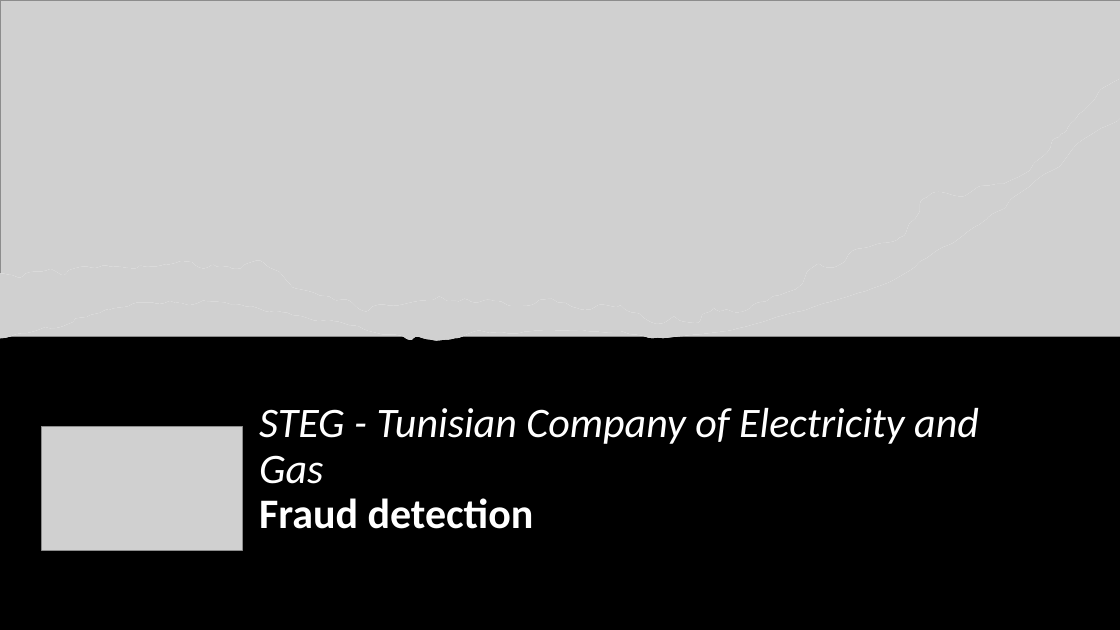
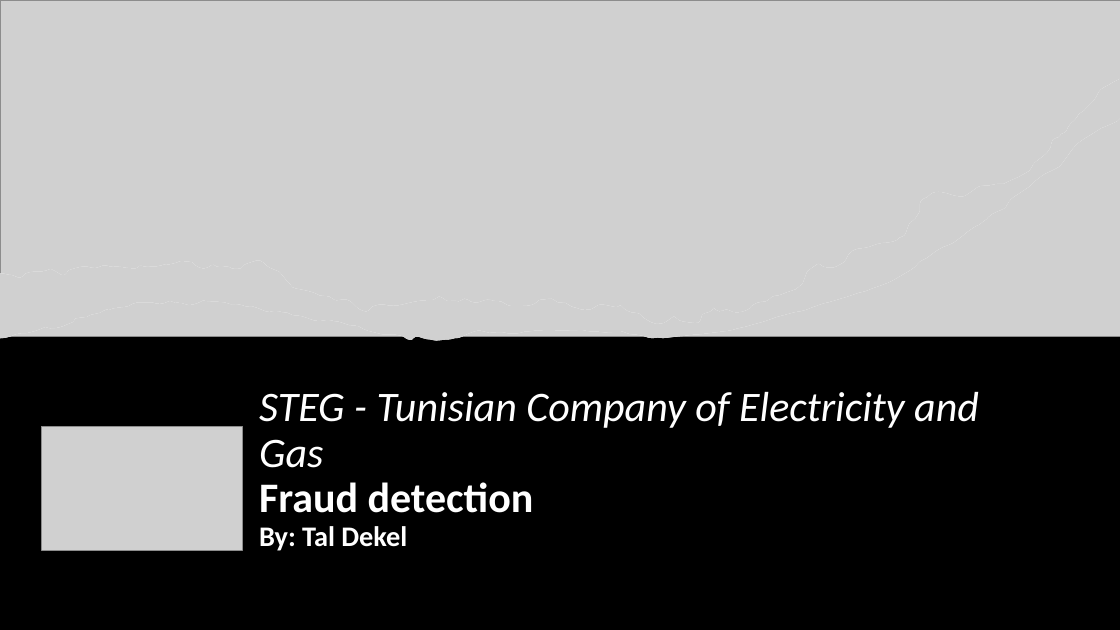
Before and after one commit to tald747/Classification-model-project---4, a slide deck: slide 1 of Tunisienne electricity and gas comapny fraud detection - presentation.pptx. Drawn at 1120x630 pixels with LibreOffice and Linux fonts; fonts in the diff are those of the drawing; grey boxes stand for pictures. Boxes give left, top, right and bottom in pixels: in the first picture for what was removed or moved away, otherwise in the second. Text is boxed around its words. In the diff, an @@ line names an element or a change of style, - is before the commit and + after.

```diff
--- a/Tunisienne electricity and gas comapny fraud detection - presentation.pptx
+++ b/Tunisienne electricity and gas comapny fraud detection - presentation.pptx
@@ title at [259, 392, 979, 551]: text changed @@
-STEG - Tunisian Company of Electricity and Gas
-Fraud detection
+STEG - Tunisian Company of Electricity and Gas
+Fraud detection
+By: Tal Dekel
```
Also in this commit, not shown: 1 other file.
